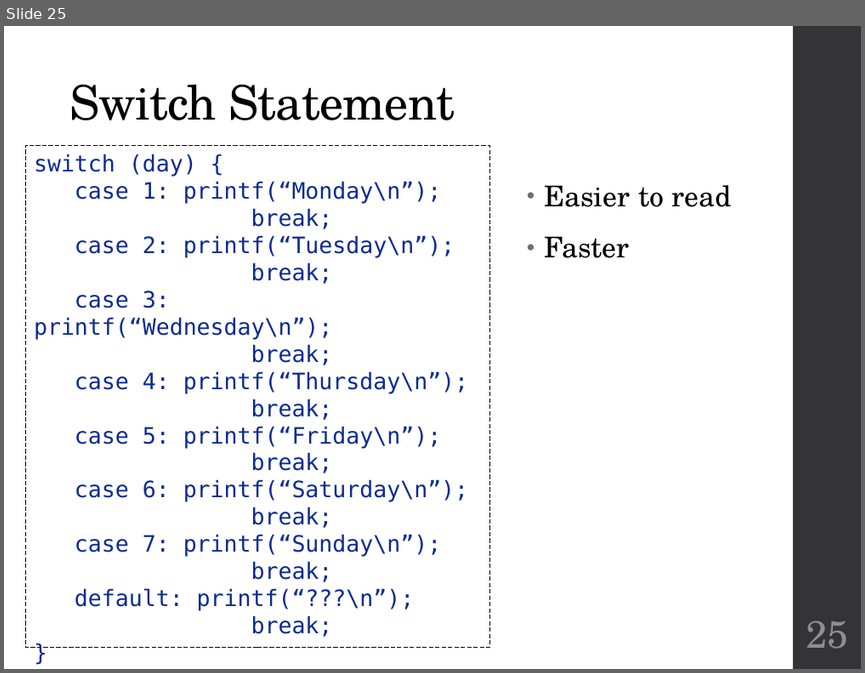
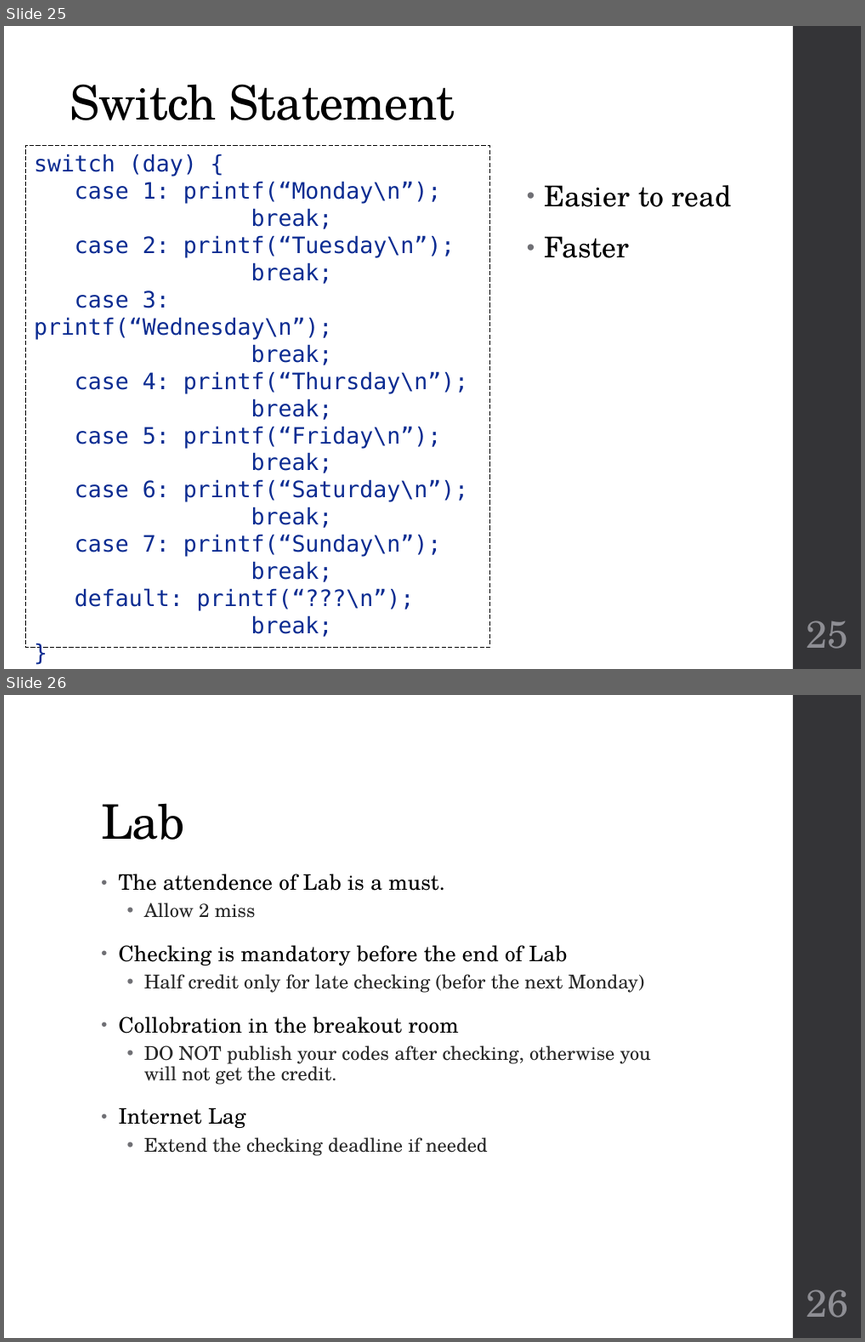
Before and after one commit to geneti/cse220_2020fall, a slide deck: Lectures/cse220-06-selection.pptx. Shown one above the other, each under a label of ours: slide 25 before the commit, slides 25 and 26 after it. The pictures are 865x673 and 865x1342 pixels, drawn with LibreOffice and Linux fonts; fonts in the diff are those of the drawing. Boxes give left, top, right and bottom in pixels: in the first picture for what was removed or moved away, otherwise in the second. Text is boxed around its words. In the diff, an @@ line names an element or a change of style, - is before the commit and + after.

```diff
--- a/Lectures/cse220-06-selection.pptx
+++ b/Lectures/cse220-06-selection.pptx
@@ slide 26 added at [4, 695, 861, 1338], background #FFFFFF; not listed: 1 template element that a slide beside it also shows @@
@@ title added at [101, 803, 184, 839], 40 pt, text #000000 @@
+Lab
@@ text added at [119, 873, 651, 1156], 16 pt, text #262626 @@
+• The attendence of Lab is a must.
+  • Allow 2 miss
+• Checking is mandatory before the end of Lab
+  • Half credit only for late checking (befor the next Monday)
+• Collobration in the breakout room
+  • DO NOT publish your codes after checking, otherwise you will not get the credit.
+• Internet Lag
+  • Extend the checking deadline if needed
@@ page number added at [806, 1289, 848, 1317], 32 pt, text #8E8E94 @@
+26
```
Also in this commit, not shown: 2 other files.
